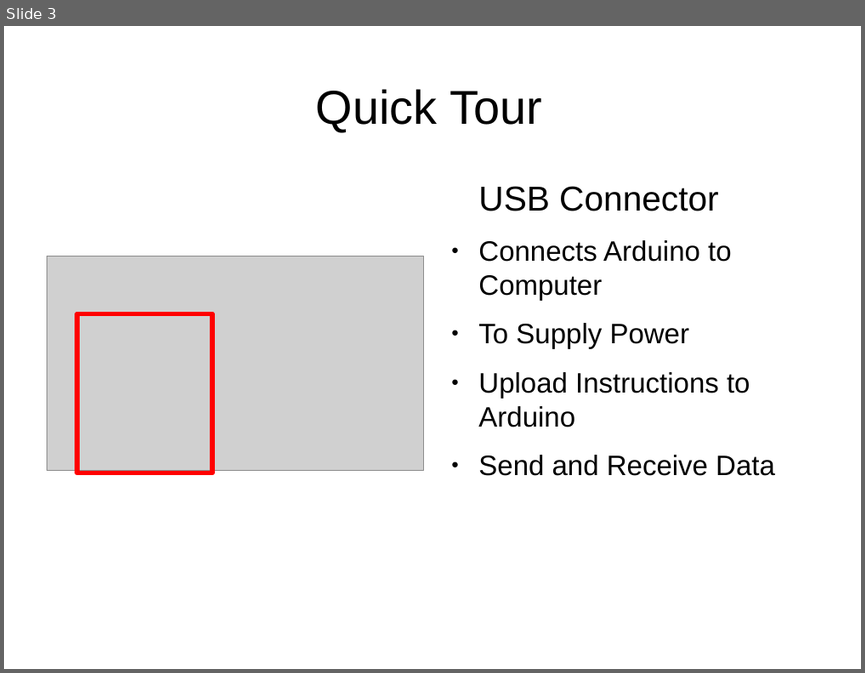
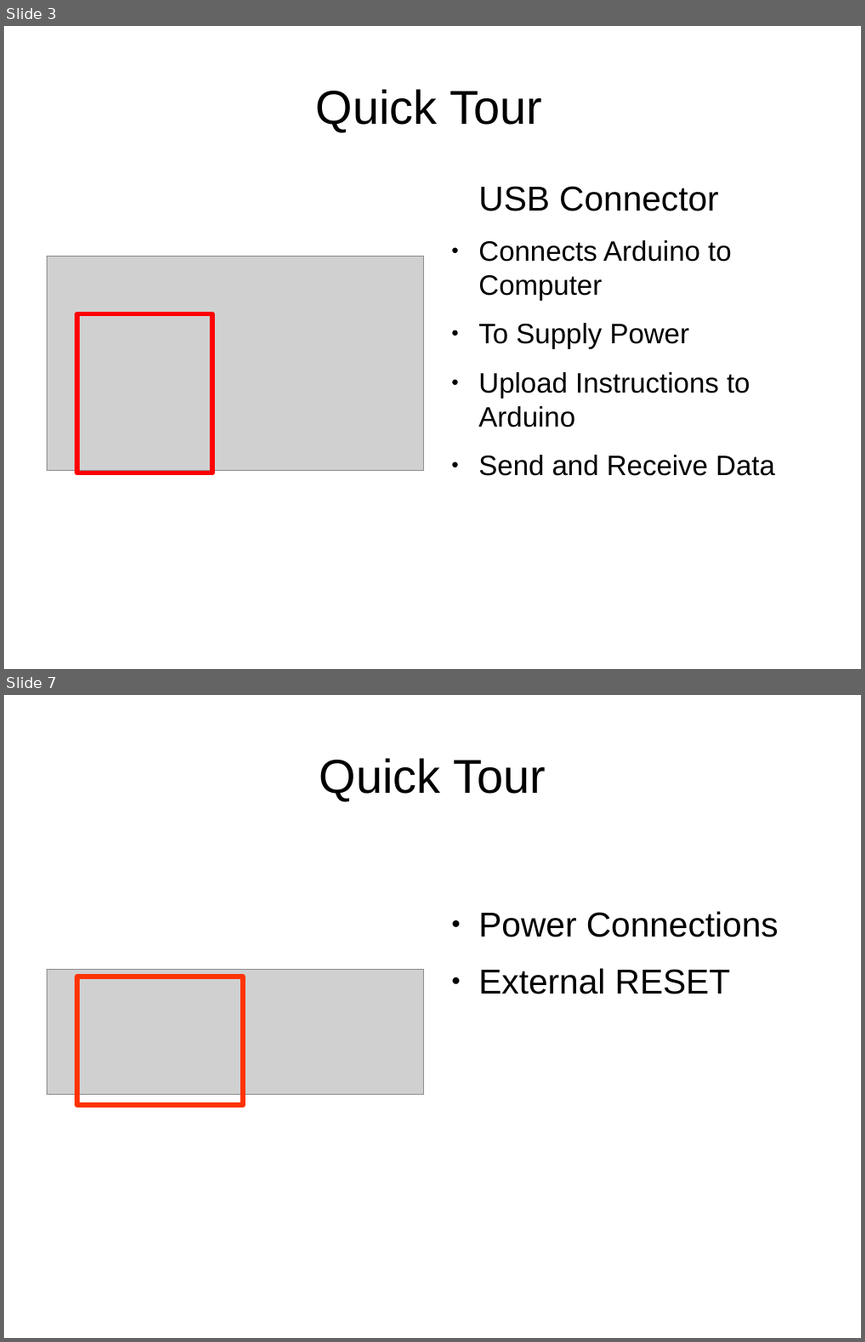
Before and after one commit to dhayanithivijayan/LearnIt, a slide deck: Arduino/Module_1.odp. Shown one above the other, each under a label of ours: slide 3 before the commit, slides 3 and 7 after it; the slides between them are not shown. The pictures are 865x673 and 865x1342 pixels, drawn with LibreOffice and Linux fonts; fonts in the diff are those of the drawing; grey boxes stand for pictures. Boxes give left, top, right and bottom in pixels: in the first picture for what was removed or moved away, otherwise in the second. Text is boxed around its words. In the diff, an @@ line names an element or a change of style, - is before the commit and + after.

Commit message:
added Quick Tour

```diff
--- a/Arduino/Module_1.odp
+++ b/Arduino/Module_1.odp
@@ slide 7 added at (x1=4, y1=695, x2=861, y2=1338), background #FFFFFF @@
@@ title added at (x1=319, y1=758, x2=545, y2=801), 44 pt, text #000000 @@
+Quick Tour
@@ text added at (x1=478, y1=911, x2=778, y2=994), 32 pt, text #000000 @@
+● Power Connections
+● External RESET
@@ picture added at (x1=46, y1=970, x2=423, y2=1095) @@
@@ rectangle added at (x1=77, y1=976, x2=243, y2=1105), outline #FF3300 4.51 pt @@
```
Also in this commit, not shown: 4 other slides added, 3 other files.
